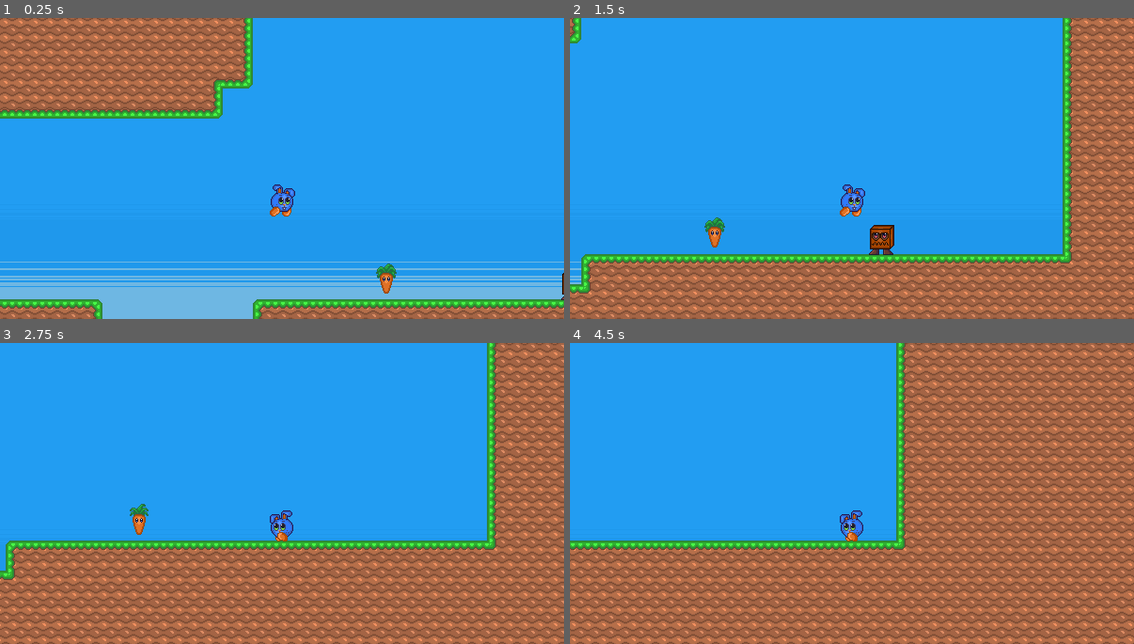
Above: before the commit, frames 1-4 (two rows, left to right).
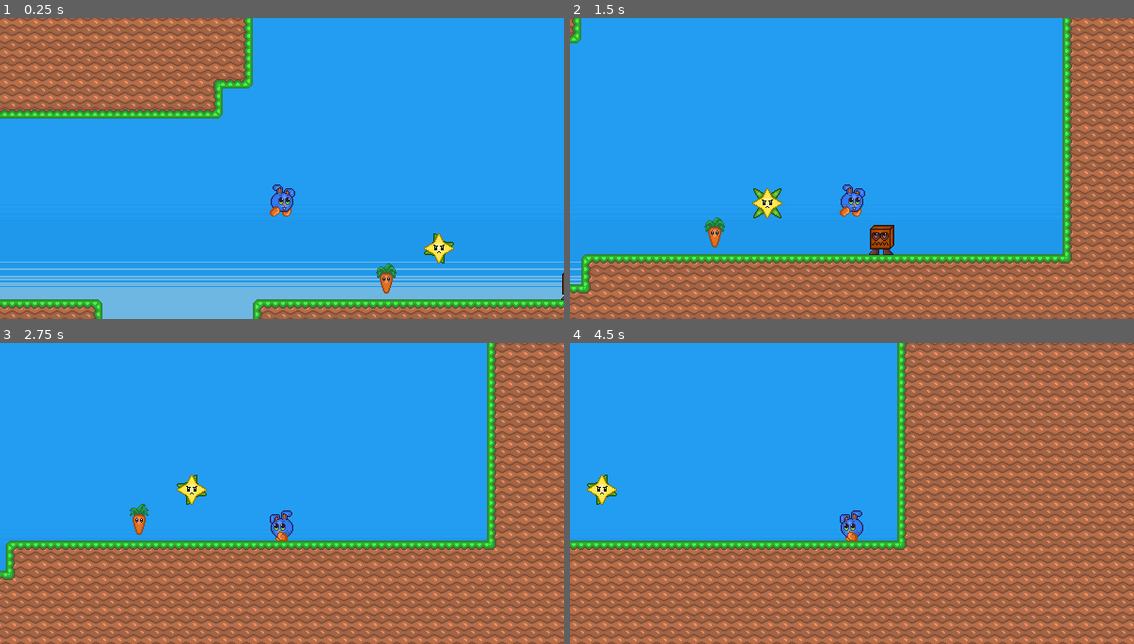
Above: after the commit, the same moments.

Repository: jimmycalhado/Moneko
Game: Godot game, scene res://Scene/fases/test.tscn
Two runs of this game, one before a commit and one after it. Both use one fixed random seed, a clock stepped at 60 frames per second and the inputs below. The project has no main scene, so this scene is started directly.
Inputs:
- Up to frame 1 (0.25 s): no input
- Up to frame 2 (1.5 s): hold Right (ui_right) from 0.53 s (still down); tap Space (pulo) at 0.77 s
- Up to frame 3 (2.75 s): tap Space (pulo) at 1.52 s; release Right (ui_right) at 2.03 s; hold Left (ui_left) from 2.03 s (still down)
- Up to frame 4 (4.5 s): release Left (ui_left) at 2.78 s; hold Right (ui_right) 2.78-4.28 s; tap Space (pulo) at 3.02, 3.77 s; hold Left (ui_left) from 4.28 s (still down)

The runs differ from the first frame. In frame 1, 0.3% of the frame differs, in the area x 75-81%, y 71-82%; in frame 2, 0.4%; in frame 3, 0.3%; in frame 4, 9.7%, in the area x 0-100%, y 0-100%.

Commit message:
adicionado o inimigo espinho

Diff:
--- a/Scene/fases/test.tscn
+++ b/Scene/fases/test.tscn
@@ -1,10 +1,11 @@
-[gd_scene load_steps=9 format=3 uid="uid://c0ajsj0kh2ul3"]
+[gd_scene load_steps=10 format=3 uid="uid://c0ajsj0kh2ul3"]
 
 [ext_resource type="PackedScene" uid="uid://g0j2plpdk1f4" path="res://Scene/personagens/Moneko/moneko.tscn" id="1_ccw36"]
 [ext_resource type="Texture2D" uid="uid://f6hadn8mb1ya" path="res://Sprites/tile/TileMundo1/Background/Clouds 1/1.png" id="1_r8oyx"]
 [ext_resource type="PackedScene" uid="uid://h8wq4tffwxkq" path="res://Scene/personagens/inimigos/Caenha/caenha.tscn" id="2_6yxws"]
 [ext_resource type="Texture2D" uid="uid://dc6vvjfqlt1c4" path="res://Sprites/tile/TileMundo1/Cenario/tile_map_world_1.png" id="2_eseti"]
 [ext_resource type="PackedScene" uid="uid://bm4hcp1b407wl" path="res://Scene/coletaveis/cenarrot.tscn" id="3_p0q8r"]
+[ext_resource type="PackedScene" uid="uid://cucc0jfd68rtj" path="res://Scene/personagens/inimigos/Espinho/Espinho.tscn" id="6_p2qu3"]
 
 [sub_resource type="PhysicsMaterial" id="PhysicsMaterial_w3he4"]
 
@@ -187,3 +188,6 @@
 [node name="Cenarrot" parent="." instance=ExtResource("3_p0q8r")]
 position = Vector2(206, 168)
 autoplay = "default"
+
+[node name="Espinho" parent="." instance=ExtResource("6_p2qu3")]
+position = Vector2(262, 138)
--- a/Scene/personagens/Moneko/moneko.tscn
+++ b/Scene/personagens/Moneko/moneko.tscn
@@ -4,10 +4,10 @@
 [ext_resource type="Script" path="res://Scripts/moneko/moneko.gd" id="1_gk6ue"]
 
 [sub_resource type="RectangleShape2D" id="RectangleShape2D_6m85r"]
-size = Vector2(23, 21.2963)
+size = Vector2(24, 21.2963)
 
 [sub_resource type="CircleShape2D" id="CircleShape2D_p6g8l"]
-radius = 10.4839
+radius = 9.71972
 
 [sub_resource type="Animation" id="Animation_4fmck"]
 length = 0.001
@@ -93,18 +93,18 @@
 hframes = 10
 
 [node name="fisicaMundo" type="CollisionShape2D" parent="."]
-position = Vector2(-0.5, 3.5)
+position = Vector2(0, 3.5)
 scale = Vector2(1, 1.08)
 shape = SubResource("RectangleShape2D_6m85r")
 debug_color = Color(0, 0.6, 0.247059, 0.0352941)
 
 [node name="hut" type="Area2D" parent="."]
 position = Vector2(0, 3)
+scale = Vector2(1, 1.2)
 collision_layer = 0
 collision_mask = 4
 
 [node name="colisionHut" type="CollisionShape2D" parent="hut"]
-position = Vector2(0, -1)
 scale = Vector2(1.24, 0.920001)
 shape = SubResource("CircleShape2D_p6g8l")
 debug_color = Color(0.894118, 0.215686, 0.6, 0.196078)
--- /dev/null
+++ b/Scene/personagens/inimigos/Espinho/Espinho.tscn
@@ -0,0 +1,79 @@
+[gd_scene load_steps=8 format=3 uid="uid://cucc0jfd68rtj"]
+
+[ext_resource type="Script" path="res://Scripts/inimigos/Espinho/espinho.gd" id="1_c3ogb"]
+[ext_resource type="Texture2D" uid="uid://18owsdhy0rdv" path="res://Sprites/personagens/inimigos/Espinharal/Espinharal-Sheet.png" id="1_wc6ch"]
+
+[sub_resource type="RectangleShape2D" id="RectangleShape2D_cc53r"]
+size = Vector2(26, 24)
+
+[sub_resource type="Animation" id="Animation_r0rl6"]
+resource_name = "IDLE"
+length = 0.7
+loop_mode = 1
+tracks/0/type = "value"
+tracks/0/imported = false
+tracks/0/enabled = true
+tracks/0/path = NodePath("Sprite2D:frame_coords")
+tracks/0/interp = 0
+tracks/0/loop_wrap = true
+tracks/0/keys = {
+"times": PackedFloat32Array(0, 0.3, 0.6),
+"transitions": PackedFloat32Array(1, 1, 1),
+"update": 0,
+"values": [Vector2i(0, 0), Vector2i(1, 0), Vector2i(2, 0)]
+}
+
+[sub_resource type="Animation" id="Animation_evtaf"]
+length = 0.001
+tracks/0/type = "value"
+tracks/0/imported = false
+tracks/0/enabled = true
+tracks/0/path = NodePath("Sprite2D:frame_coords")
+tracks/0/interp = 1
+tracks/0/loop_wrap = true
+tracks/0/keys = {
+"times": PackedFloat32Array(0),
+"transitions": PackedFloat32Array(1),
+"update": 1,
+"values": [Vector2i(0, 0)]
+}
+
+[sub_resource type="AnimationLibrary" id="AnimationLibrary_qirke"]
+_data = {
+"IDLE": SubResource("Animation_r0rl6"),
+"RESET": SubResource("Animation_evtaf")
+}
+
+[sub_resource type="RectangleShape2D" id="RectangleShape2D_vdjjn"]
+size = Vector2(30, 32)
+
+[node name="Espinho" type="CharacterBody2D" groups=["inimigos"]]
+collision_layer = 4
+collision_mask = 3
+script = ExtResource("1_c3ogb")
+
+[node name="Sprite2D" type="Sprite2D" parent="."]
+texture = ExtResource("1_wc6ch")
+hframes = 3
+
+[node name="FisicMundo" type="CollisionShape2D" parent="."]
+visible = false
+shape = SubResource("RectangleShape2D_cc53r")
+debug_color = Color(0.271737, 0.626516, 0.256596, 0.537255)
+
+[node name="AnimationPlayer" type="AnimationPlayer" parent="."]
+libraries = {
+"": SubResource("AnimationLibrary_qirke")
+}
+autoplay = "IDLE"
+speed_scale = 2.0
+
+[node name="hutboxArea" type="Area2D" parent="."]
+collision_layer = 4
+collision_mask = 3
+
+[node name="HutboxShape" type="CollisionShape2D" parent="hutboxArea"]
+shape = SubResource("RectangleShape2D_vdjjn")
+debug_color = Color(0.898039, 0.270588, 0.427451, 0.419608)
+
+[node name="Espinho" type="Node2D" parent="."]
--- /dev/null
+++ b/Scripts/inimigos/Espinho/espinho.gd
@@ -0,0 +1 @@
+extends CharacterBody2D
--- a/Scripts/moneko/moneko.gd
+++ b/Scripts/moneko/moneko.gd
@@ -9,8 +9,8 @@
 
 @export var speed: int = 3
 @export_range(0, 1) var lerp_factor = 0.15
-@export var vida = 3
-@export var max_vida = 3
+@export var vida:int = 3
+@export var max_vida:int = 3
 
 var jumpping: bool = false
 var running: bool = false
--- a/project.godot
+++ b/project.godot
@@ -22,7 +22,6 @@
 
 window/size/viewport_width=600
 window/size/viewport_height=320
-window/size/mode=2
 window/stretch/mode="canvas_items"
 
 [input]
